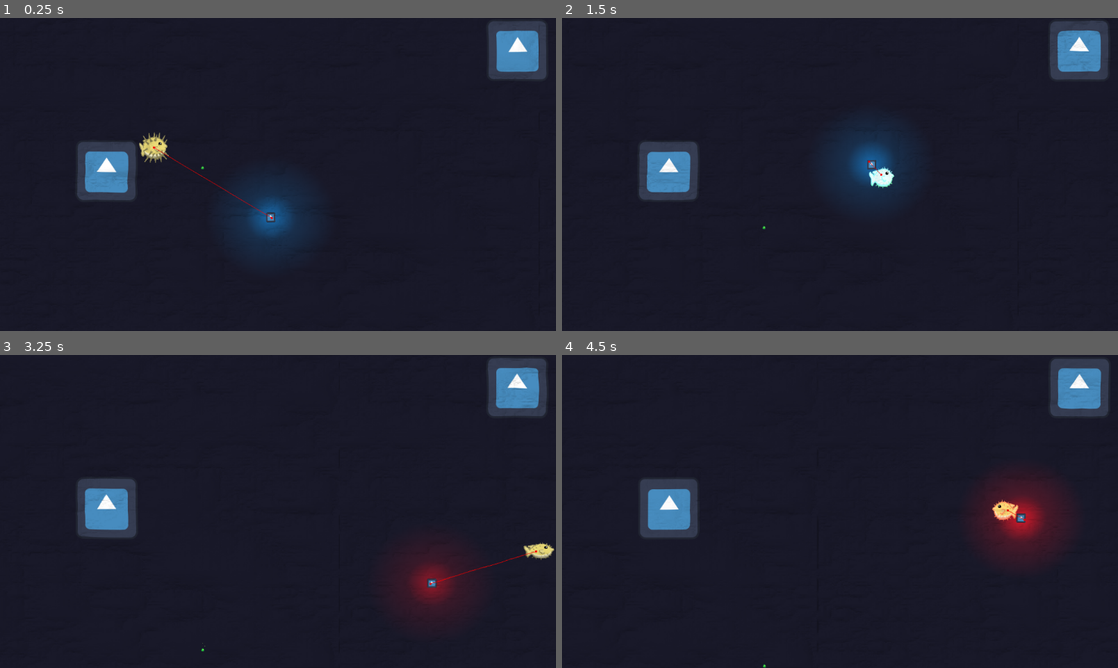
Above: before the commit, frames 1-4 (two rows, left to right).
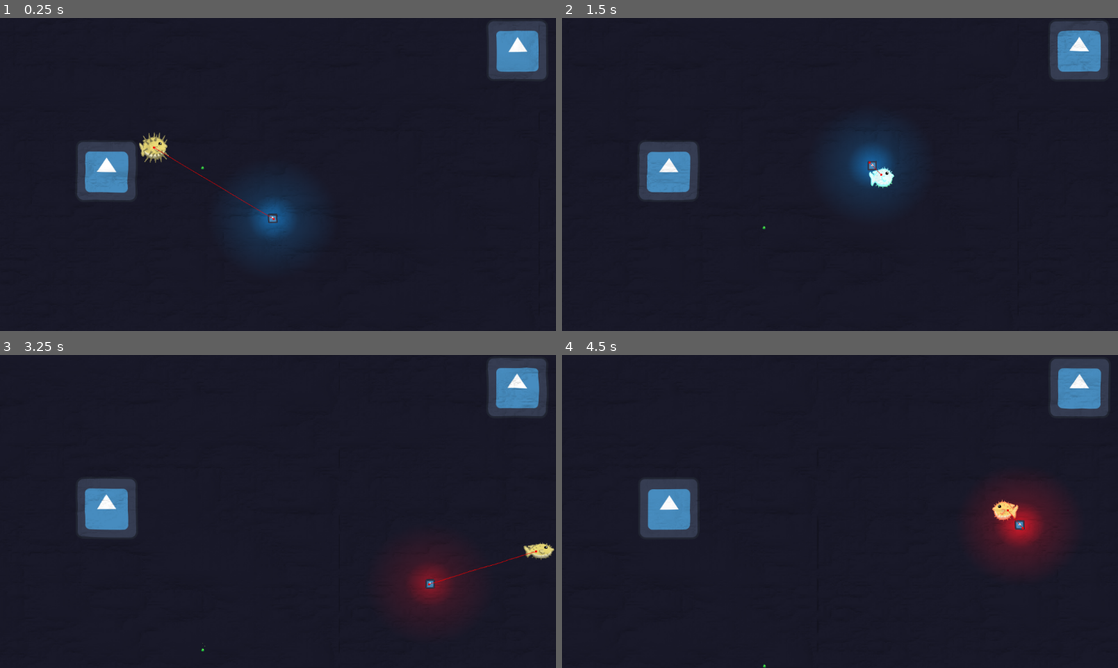
Above: after the commit, the same moments.

Repository: Chestrade/pixel-jam-2024
Game: Godot game, scene res://Scenes/Test Levels/AnglerFish Gym.tscn
Two runs of this game, one before a commit and one after it. Both use one fixed random seed, a clock stepped at 60 frames per second and the inputs below. This scene is started directly instead of the project's main scene. The engine's default icon, where the game draws it, is replaced by a stand-in: a white triangle on a blue panel in a dark square.
Inputs:
- Up to frame 1 (0.25 s): no input
- Up to frame 2 (1.5 s): hold Right (swim_right) 0.53-1.28 s; hold Shift (dash) 0.53-1.28 s; hold Down (swim_down) from 1.28 s (still down); tap Space (inflate) at 1.35 s
- Up to frame 3 (3.25 s): release Down (swim_down) at 2.03 s; hold Right (swim_right) 2.03-2.78 s; hold J 2.03-2.78 s; hold W (swim_up) from 2.78 s (still down); tap Shift (dash) at 2.85 s
- Up to frame 4 (4.5 s): release W (swim_up) at 3.53 s; hold Space (inflate) 3.53-4.28 s; hold Left (swim_left) from 3.53 s (still down); tap J at 4.35 s

The runs differ from the first frame. In frame 1, less than 0.1% of the frame differs, in the area x 47-50%, y 62-66%; in frame 2, less than 0.1%; in frame 3, less than 0.1%; in frame 4, 0.6%, in the area x 78-87%, y 45-61%.

Commit message:
Added music but transitions still abrupt

Diff:
--- a/Scenes/AudioManager.tscn
+++ b/Scenes/AudioManager.tscn
@@ -1,10 +1,12 @@
-[gd_scene load_steps=4 format=3 uid="uid://dqxbtyo2ud4ab"]
+[gd_scene load_steps=5 format=3 uid="uid://dqxbtyo2ud4ab"]
 
+[ext_resource type="Script" path="res://Scripts/AudioManager.gd" id="1_gm5m5"]
 [ext_resource type="AudioStream" uid="uid://vx81mdu7caj7" path="res://Audio/Music/LevelMusic_Official_V1.ogg" id="1_rjq3o"]
 [ext_resource type="AudioStream" uid="uid://ctj3opcb4lida" path="res://Audio/Music/LevelMusic_FishWanderClose.ogg" id="2_nfdjt"]
 [ext_resource type="AudioStream" uid="uid://1yqlxbod2vr1" path="res://Audio/Music/LevelMusic_FishChase.ogg" id="3_2ngbj"]
 
 [node name="Audio Manager" type="Node"]
+script = ExtResource("1_gm5m5")
 
 [node name="Level Music" type="AudioStreamPlayer" parent="."]
 stream = ExtResource("1_rjq3o")
@@ -13,12 +15,12 @@
 
 [node name="Fish Close" type="AudioStreamPlayer" parent="."]
 stream = ExtResource("2_nfdjt")
-volume_db = -6.659
+volume_db = -80.0
 autoplay = true
 bus = &"Fish Close"
 
 [node name="Fish Chasing" type="AudioStreamPlayer" parent="."]
 stream = ExtResource("3_2ngbj")
-volume_db = 2.84
+volume_db = -80.0
 autoplay = true
 bus = &"Fish Chase"
--- a/Scenes/Test Levels/AnglerFish Gym.tscn
+++ b/Scenes/Test Levels/AnglerFish Gym.tscn
@@ -6,6 +6,7 @@
 [ext_resource type="Texture2D" uid="uid://d0egbrasmuxvw" path="res://icon.svg" id="3_lnh6q"]
 [ext_resource type="PackedScene" uid="uid://cexfsplmdf100" path="res://Environement/trash_01.tscn" id="4_v6sld"]
 [ext_resource type="PackedScene" uid="uid://b6tb23xiiu2sq" path="res://Characters/wall_plant.tscn" id="6_mai7c"]
+[ext_resource type="PackedScene" uid="uid://dqxbtyo2ud4ab" path="res://Scenes/AudioManager.tscn" id="7_8nvlo"]
 
 [sub_resource type="NavigationPolygon" id="NavigationPolygon_oxeyj"]
 vertices = PackedVector2Array(540, 4, 1116, 20, 1134, 637, 552, 629, 289, 373, 287, 225, 12, 637, 136, 372, 33, 297, 139, 224, 33, 295, 17, 14)
@@ -98,4 +99,8 @@
 position = Vector2(923, 159)
 gizmo_extents = 129.2
 
+[node name="Audio Manager" parent="." node_paths=PackedStringArray("player", "anglerFish") instance=ExtResource("7_8nvlo")]
+player = NodePath("../Player")
+anglerFish = NodePath("../Angler Fish")
+
 [connection signal="on_spikes_retracted" from="Player" to="trash_01" method="_on_player_on_spikes_retracted"]
--- /dev/null
+++ b/Scripts/AudioManager.gd
@@ -0,0 +1,82 @@
+extends Node
+class_name AudioManager
+
+# Declaring the three soundtrack nodes
+@onready var levelMusic : AudioStreamPlayer = $"Level Music"
+@onready var fishCloseMusic : AudioStreamPlayer = $"Fish Close"
+@onready var fishChasingMusic : AudioStreamPlayer = $"Fish Chasing"
+
+#Player and Angler Fish References
+@export var player : CharacterBody2D
+@export var anglerFish : CharacterBody2D
+
+var enemyDistance : float
+var musicTransitionTime : float = 2
+
+enum DangerLevel {LOW, MID,  HIGH}
+var currentDangerLevel : DangerLevel
+
+var transitioning : bool = false
+
+func _ready() -> void:
+	fishCloseMusic.set_volume_db(-80.0)
+	fishChasingMusic.set_volume_db(-80.0)
+	SetDangerLevel(DangerLevel.LOW)
+
+
+func _process(delta: float) -> void:
+	#calculate distance between player and angler
+	enemyDistance = player.position.distance_to(anglerFish.position)
+	#print(enemyDistance)
+	if enemyDistance <= 200:
+		SetDangerLevel(DangerLevel.HIGH)
+	elif enemyDistance > 200 and enemyDistance <= 500:
+		SetDangerLevel(DangerLevel.MID)
+	elif enemyDistance > 500:
+		SetDangerLevel(DangerLevel.LOW)
+
+	#print (fishCloseMusic.get_volume_db())
+	#print (fishChasingMusic.get_volume_db())
+
+func SetDangerLevel(new_dangerLevel : DangerLevel) -> void:
+	if currentDangerLevel == new_dangerLevel:
+		return
+	currentDangerLevel = new_dangerLevel
+	EnterDangerLevel()
+
+func EnterDangerLevel() -> void:
+	match currentDangerLevel:
+		DangerLevel.LOW:
+			set_music_volumes(-80.0, -80.0)
+		DangerLevel.MID:
+			set_music_volumes(0.0, -80.0)
+		DangerLevel.HIGH:
+			set_music_volumes(-80.0, 0.0)
+
+
+func set_music_volumes(closeVolume : float, chaseVolume: float) -> void:
+	var startVolumeClose = fishCloseMusic.get_volume_db()
+	var startVolumeChase = fishChasingMusic.get_volume_db()
+
+	var targetCloseVolume = closeVolume
+	var targetChaseVolume = chaseVolume
+
+	transitioning = true
+	var elapsedTime = 0.0
+	while elapsedTime < musicTransitionTime:
+		var t = elapsedTime / musicTransitionTime
+		t = t * t * (3.0 - 2.0 * t)  # Cubic interpolation
+
+		var newVolumeClose = lerp(startVolumeClose, targetCloseVolume, t)
+		fishCloseMusic.set_volume_db(newVolumeClose)
+
+		var newVolumeChasing = lerp(startVolumeChase, targetChaseVolume, t)
+		fishChasingMusic.set_volume_db(newVolumeChasing)
+
+		await(get_tree().create_timer(0.1))  # Wait for a short interval
+		elapsedTime += 0.1
+
+	# Ensure volume reaches exactly target volume at the end
+	fishCloseMusic.set_volume_db(targetCloseVolume)
+	fishChasingMusic.set_volume_db(targetChaseVolume)
+	transitioning = false
--- a/Scripts/angler_fish.gd
+++ b/Scripts/angler_fish.gd
@@ -1,8 +1,9 @@
 extends CharacterBody2D
+class_name AnglerFish
 @export_category("Movement")
 
 ## The speed at which the Angler Fish will move while in the Wandering state.
-@export var wanderSpeed : float = 100
+@export var wanderSpeed : float = 80
 
 ## The speed at which the Angler Fish will move while in the Wandering state.
 @export var chaseSpeed : float = 250
Not shown: 1 places in Scenes/Test Levels/AnglerFish Gym.tscn that only renumber resources
